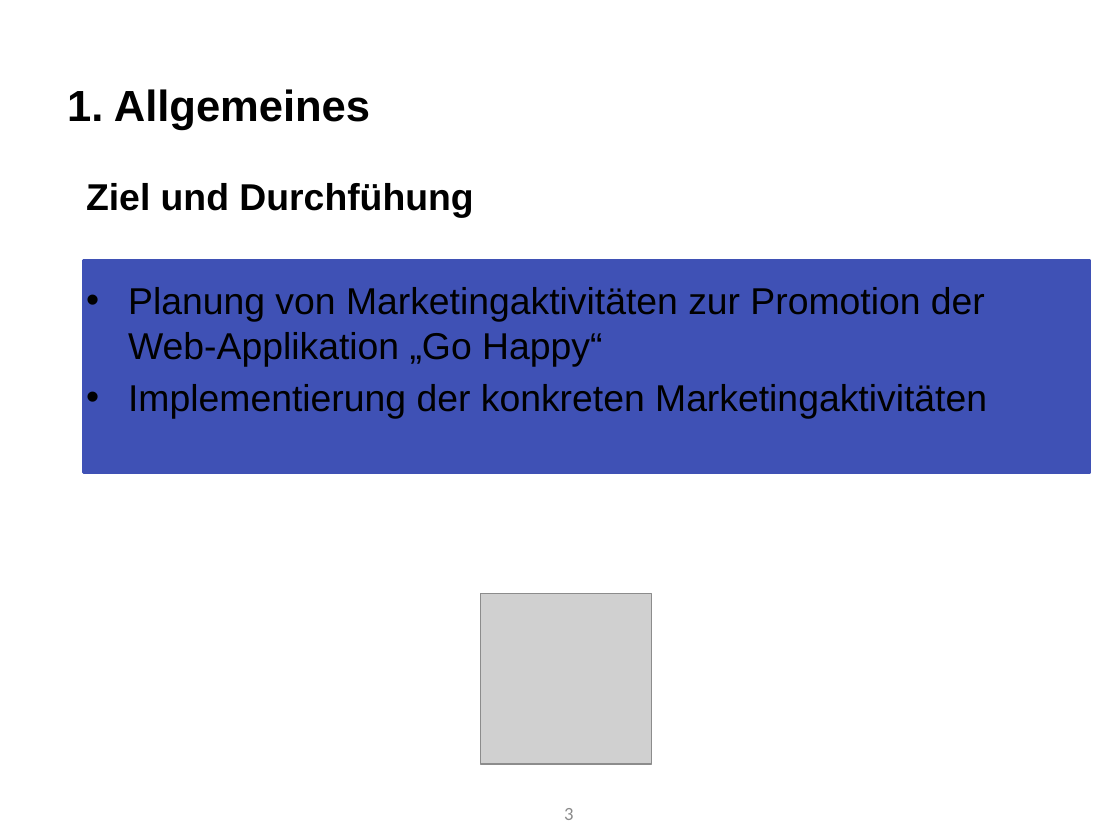
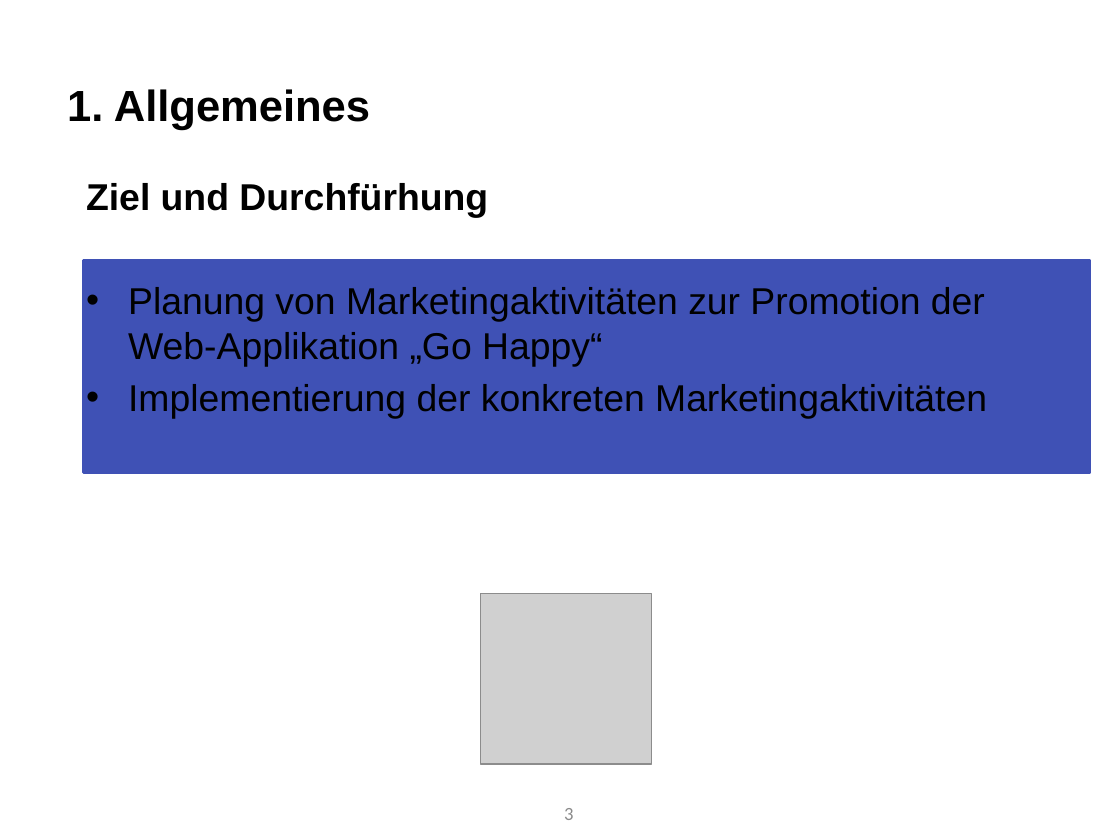
Before and after one commit to Roba1993/Happy-Hour, a slide deck: slide 3 of documents/marketing/Marketingstrategie - Klassische Medien (5.8).pptx. Drawn at 1120x840 pixels with LibreOffice and Linux fonts; fonts in the diff are those of the drawing; grey boxes stand for pictures. Boxes give left, top, right and bottom in pixels: in the first picture for what was removed or moved away, otherwise in the second. Text is boxed around its words. In the diff, an @@ line names an element or a change of style, - is before the commit and + after.

```diff
--- a/documents/marketing/Marketingstrategie - Klassische Medien (5.8).pptx
+++ b/documents/marketing/Marketingstrategie - Klassische Medien (5.8).pptx
@@ text at (86, 183, 488, 217): text changed @@
-Ziel und Durchfühung
+Ziel und Durchfürhung
```
Also in this commit, not shown: 7 other slides changed.
